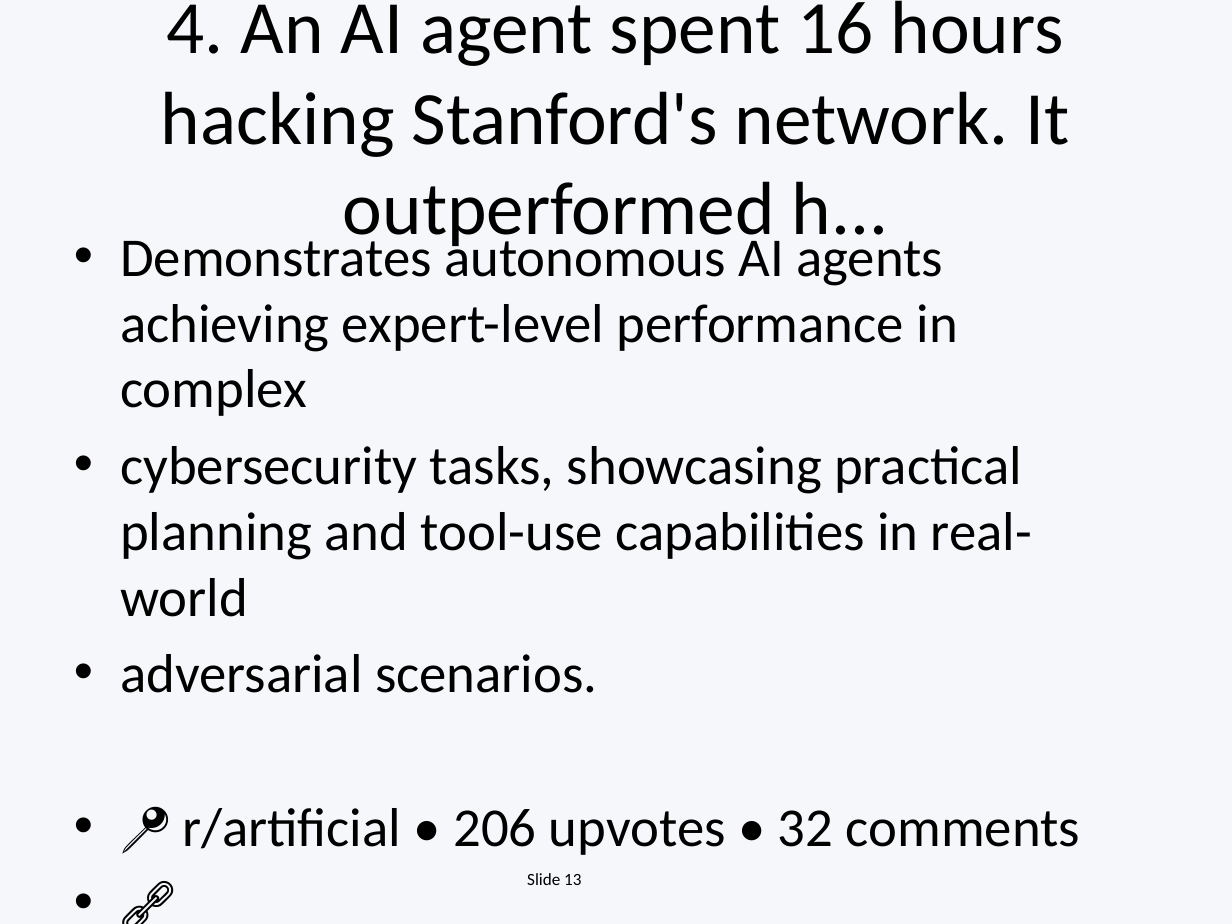
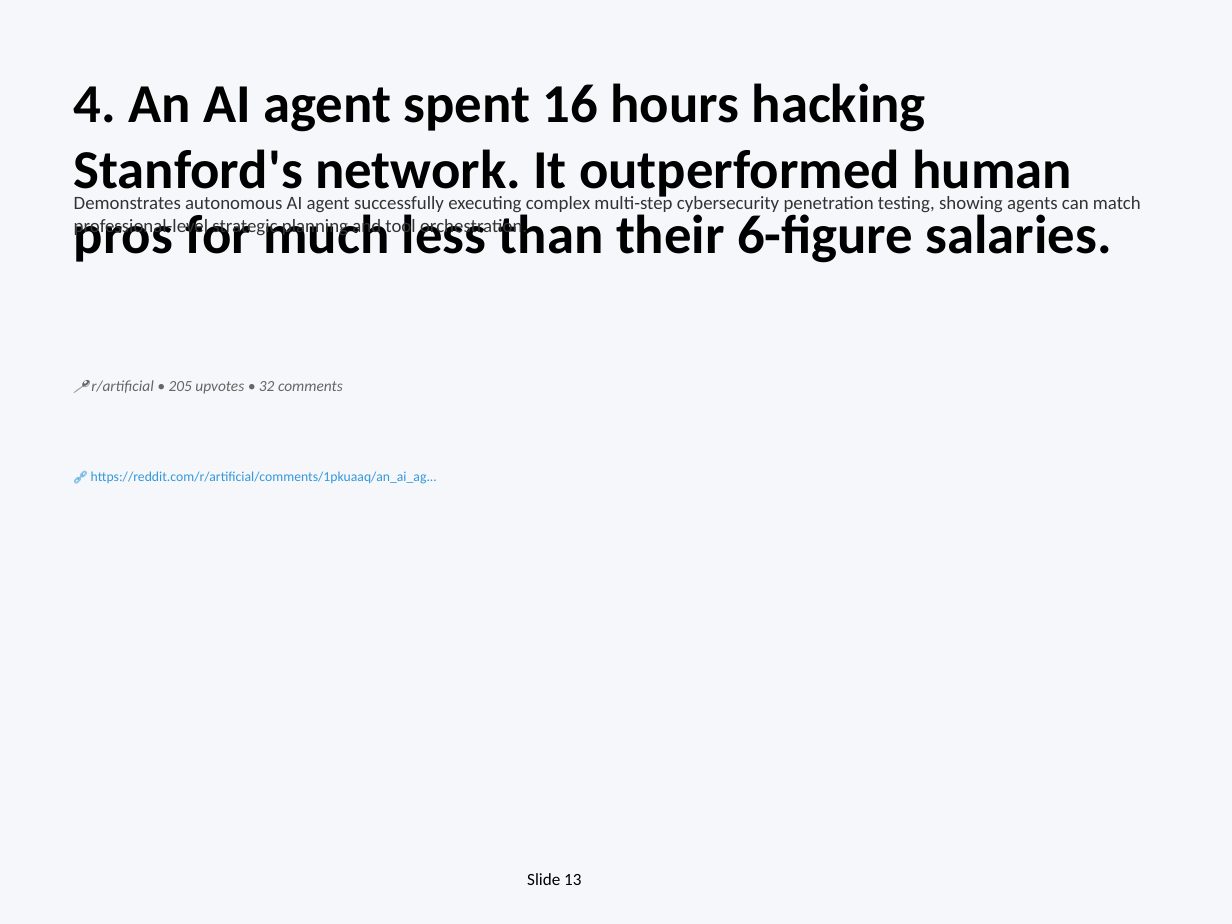
Before and after one commit to EiriniOr/ai-weekly-digest, a slide deck: slide 13 of AI_Weekly_2025-12-15.pptx. Drawn at 1232x924 pixels with LibreOffice and Linux fonts; fonts in the diff are those of the drawing. Boxes give left, top, right and bottom in pixels: in the first picture for what was removed or moved away, otherwise in the second. Text is boxed around its words. In the diff, an @@ line names an element or a change of style, - is before the commit and + after.

```diff
--- a/AI_Weekly_2025-12-15.pptx
+++ b/AI_Weekly_2025-12-15.pptx
@@ text "4. An AI agent spent ..." at <box>74,83,1112,263</box>: vertical alignment middle to top @@
@@ text at <box>74,83,1112,263</box>: text changed; size 44 to 32 pt; bold on @@
-4. An AI agent spent 16 hours hacking Stanford's network. It outperformed h...
+4. An AI agent spent 16 hours hacking Stanford's network. It outperformed human pros for much less than their 6-figure salaries.
@@ text added at <box>74,194,1141,237</box>, 11 pt, text #333333 @@
+Demonstrates autonomous AI agent successfully executing complex multi-step cybersecurity penetration testing, showing agents can match professional-level strategic planning and tool orchestration.
@@ text removed at <box>120,230,1080,849</box> @@
-• Demonstrates autonomous AI agents achieving expert-level performance in complex
-• cybersecurity tasks, showcasing practical planning and tool-use capabilities in real-world
-• adversarial scenarios.
-• 📍 r/artificial • 206 upvotes • 32 comments
-• 🔗 https://reddit.com/r/artificial/comments/1pkuaaq/an_ai_agent_spent_16_ho...
@@ text added at <box>91,380,343,394</box>, 9 pt, text #666666, italic @@
+📍 r/artificial • 205 upvotes • 32 comments
@@ text added at <box>91,471,437,484</box>, 8 pt, text #3498DB @@
+🔗 https://reddit.com/r/artificial/comments/1pkuaaq/an_ai_ag...
```
Also in this commit, not shown: 15 other slides changed, 3 slides added, 8 slides removed, 1 other file.
